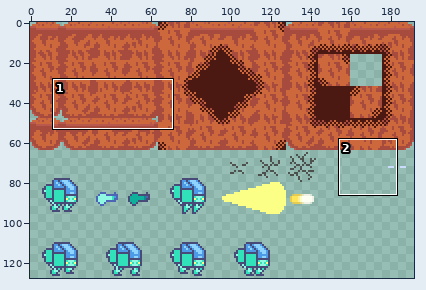
One commit to this sprite sheet: assets/images/spritesheet.png. Above: a wide view before the commit, with the close-up outlined.
Close-up. First the earlier version:
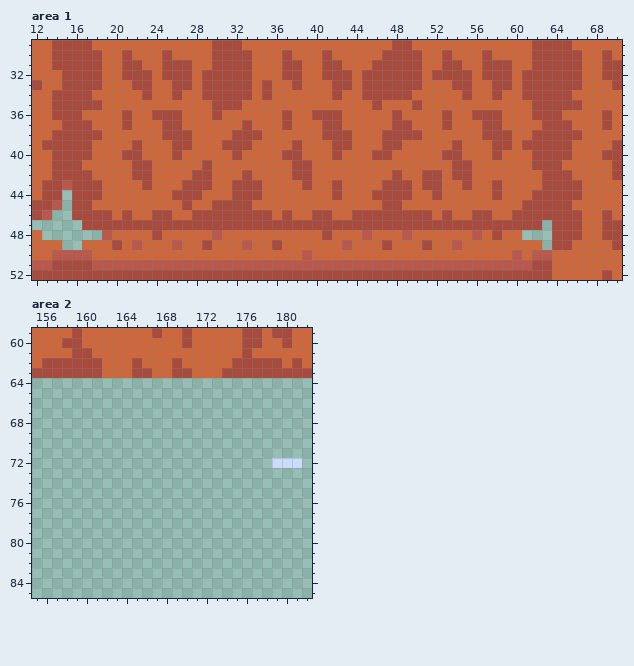
The file is 192x128 pixels. Shown: area 1: x 12..70, y 29..52; area 2: x 155..182, y 59..85.
After:
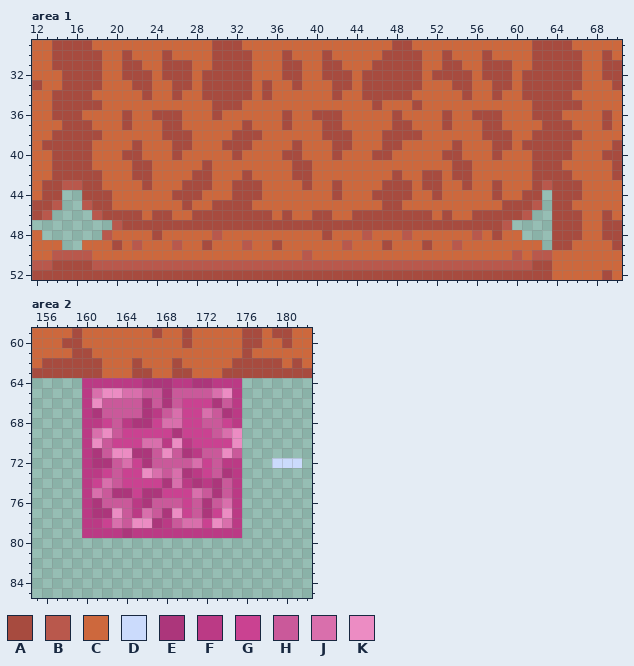
Palette (. is transparent): A #a74b3f  B #b9584c  C #cd683d  D #cbdbfc  E #ac367b  F #bb3a85  G #ca4291  H #ca599a  J #d96fac  K #ec8cc3
Author's note on the commit: Added crystal tile and updated terrain scene with changes
Diff:
Area 1:
y 41: x 17 C -> A
y 42: x 18 C -> A; x 62 C -> A
y 43: x 16 A -> B; x 62..63 CA -> AB
y 44: x 16 A -> .; x 19 C -> A; x 61 C -> A; x 63 A -> .
y 45: x 16..19 AACC -> .BAA; x 59..60 CC -> AA; x 62..63 AA -> B.
y 46: x 16..18 AAA -> ..B; x 20 C -> A; x 22 C -> A; x 58..59 CC -> AA; x 61..63 AAA -> B..
y 47: x 17..20 AAAA -> ...B; x 59..62 AAAA -> B...
Area 2:
y 64: x 160..175 ................ -> FFFFFFEEEFFEEFFF
y 65: x 160..175 ................ -> FJKKJJHHEHHHHJKF
y 66: x 160..175 ................ -> FKHHHHEHEHGGGEHF
y 67: x 160..175 ................ -> FEHHHHEFHJGGJHEF
y 68: x 160..175 ................ -> FFGHFEEGJJGGHHGF
y 69: x 160..175 ................ -> FJKHGGGGGEGGGHJK
y 70: x 160..175 ................ -> FKHGGGJJFKFGGGGK
y 71: x 160..175 ................ -> FEHKKEEHKHEFHHKH
y 72: x 160..175 ................ -> FEEHJGEHHHHJGHFF
y 73: x 160..175 ................ -> FFGHGGKJHJEFGHEF
y 74: x 160..175 ................ -> FGJHGGGGEJFEFEHF
y 75: x 160..175 ................ -> FJHEEGEEGGGJHEHF
y 76: x 160..175 ................ -> FEHHHFEHHHGHEHJF
y 77: x 160..175 ................ -> FEEKHFJHEKGHEGKF
y 78: x 160..175 ................ -> FFGJHKKEFHJJGKJF
y 79: x 160..175 ................ -> FFFFEFFFFFFFFFFF
Pixel boxes of the changes (left, top, right, bottom) in both close-ups:
changed: (72, 160, 142, 230)
changed: (492, 170, 552, 230)
added: (82, 378, 242, 538)
